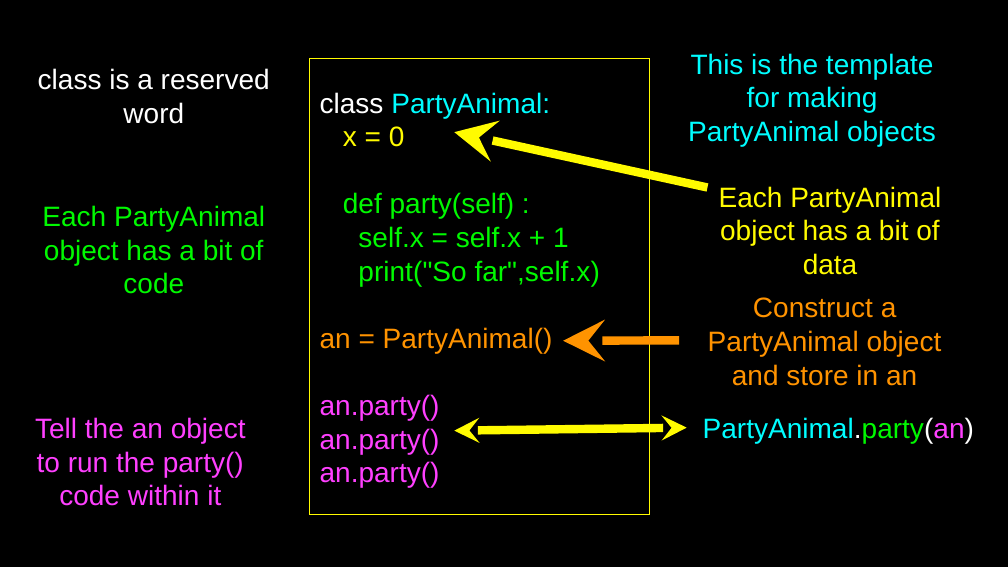
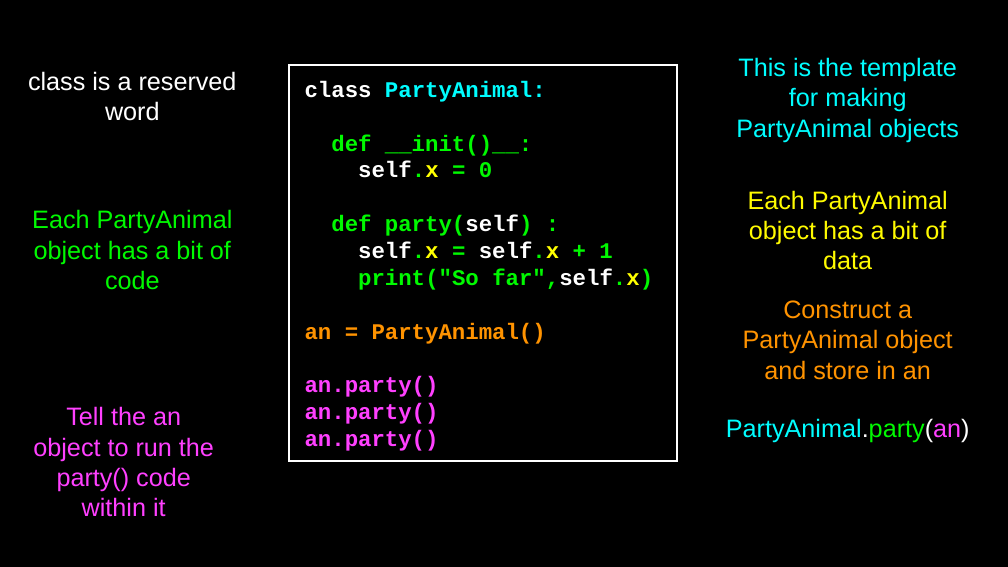
Before and after one commit to csev/py4e, a slide deck: slide 19 of lectures3/Pythonlearn-14-Objects.pptx. Drawn at 1008x567 pixels with LibreOffice and Linux fonts; fonts in the diff are those of the drawing. Boxes give left, top, right and bottom in pixels: in the first picture for what was removed or moved away, otherwise in the second. Text is boxed around its words. In the diff, an @@ line names an element or a change of style, - is before the commit and + after.

```diff
--- a/lectures3/Pythonlearn-14-Objects.pptx
+++ b/lectures3/Pythonlearn-14-Objects.pptx
@@ text "This is the template for ...": place and size @@
-text "This is the template for ..." at bbox=[688, 53, 936, 146]
+text "This is the template for ..." at bbox=[736, 57, 959, 142]
@@ rectangle "class PartyAnimal:": place and size @@
-rectangle "class PartyAnimal:" at bbox=[309, 58, 650, 514]
+rectangle "class PartyAnimal:" at bbox=[289, 65, 677, 461]
@@ rectangle "class PartyAnimal:" at bbox=[289, 65, 677, 461]: outline #FFFB00 1 pt to #FFFFFF 1 pt @@
@@ text in rectangle at bbox=[305, 81, 653, 451]: size 20 to 16 pt, font Arial to Courier New, bold on in "class PartyAnimal:", "def party(self) :", "self.x = self.x + 1", "print("So far",self.x)" and 4 more places; text colour #00F900 to #FFFFFF in "party(self)", "self.x self.x", "far",self.x)"; text colour #00F900 to #FFFF00 in "self.x self.x", "far",self.x)" @@
@@ text in rectangle at bbox=[331, 134, 532, 178]: text changed; size 20 to 16 pt; font Arial to Courier New; text colour #FFFB00 to #00F900; bold on @@
-x = 0
+def __init()__:
+self.x = 0
@@ arrow removed from (708, 187) to (455, 132) @@
@@ text "Each PartyAnimal object has a ...": place and size @@
-text "Each PartyAnimal object has a ..." at bbox=[719, 186, 941, 275]
+text "Each PartyAnimal object has a ..." at bbox=[748, 190, 948, 270]
@@ size 20 to 18 pt in 7 elements at bbox=[726, 418, 970, 443], bbox=[748, 190, 948, 270], bbox=[33, 406, 214, 517], bbox=[28, 71, 237, 121], bbox=[32, 209, 233, 290], bbox=[736, 57, 959, 142], bbox=[743, 300, 952, 380] @@
@@ text "Construct a PartyAnimal object and ...": place and size @@
-text "Construct a PartyAnimal object and ..." at bbox=[708, 297, 942, 386]
+text "Construct a PartyAnimal object and ..." at bbox=[743, 300, 952, 380]
@@ arrow removed from (679, 341) to (563, 341) @@
@@ text "PartyAnimal.party(an)": place and size @@
-text "PartyAnimal.party(an)" at bbox=[703, 417, 974, 444]
+text "PartyAnimal.party(an)" at bbox=[726, 418, 970, 443]
@@ double arrow removed from (455, 430) to (686, 427) @@
```
Also in this commit, not shown: 15 other slides changed, 10 other files.
